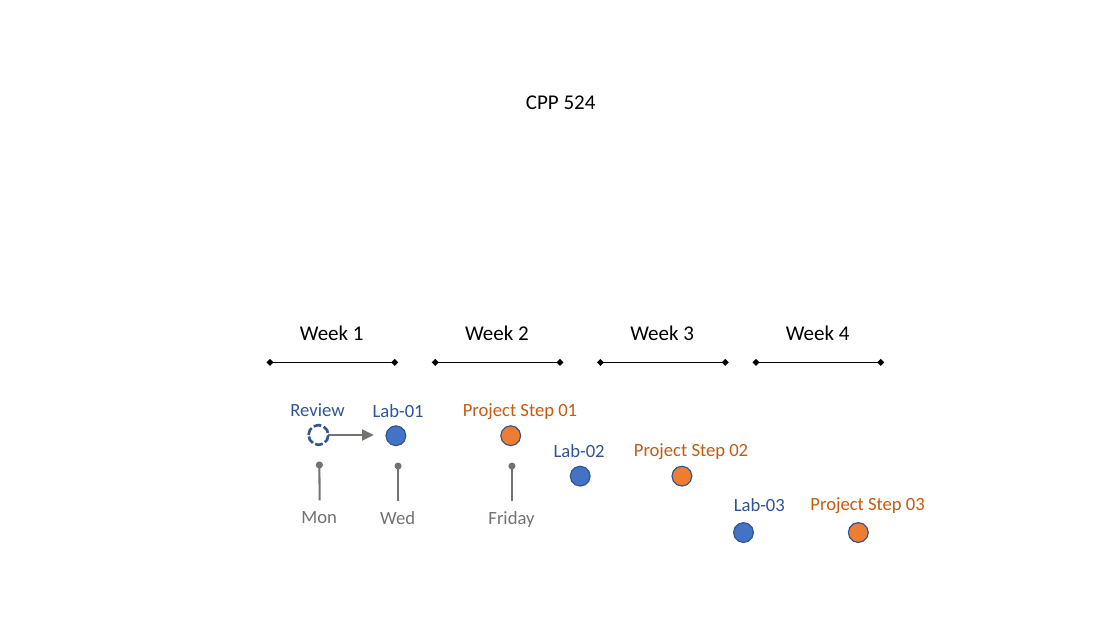
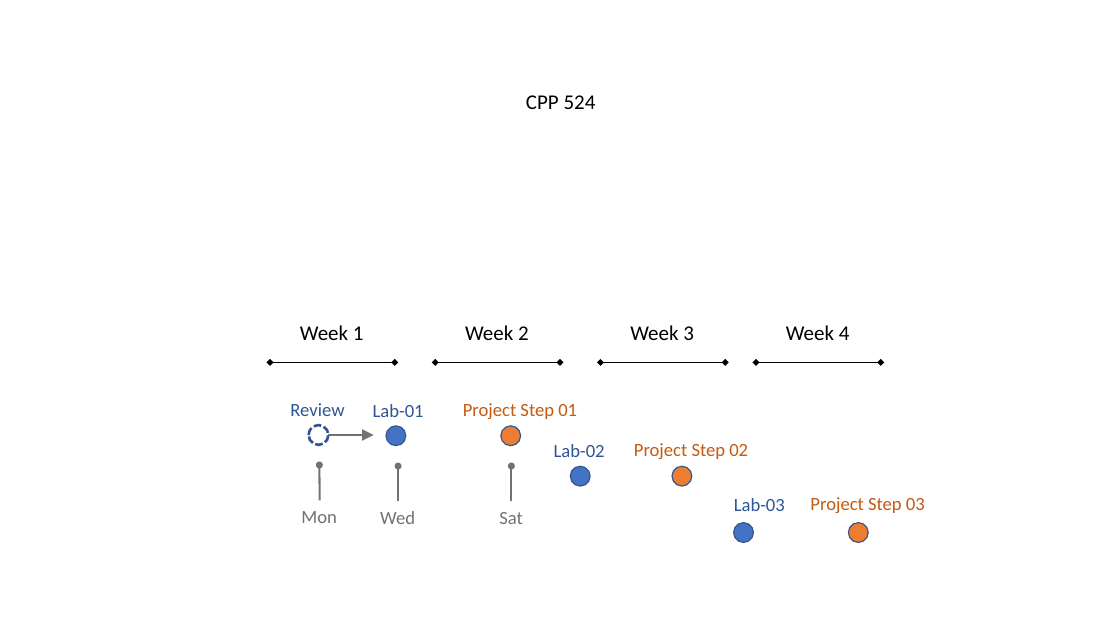
Before and after one commit to Watts-College/cpp-524-fall-2021, a slide deck: slide 5 of assets/img/course-cadence.pptx. Drawn at 1120x630 pixels with LibreOffice and Linux fonts; fonts in the diff are those of the drawing. Boxes give left, top, right and bottom in pixels: in the first picture for what was removed or moved away, otherwise in the second. Text is boxed around its words. In the diff, an @@ line names an element or a change of style, - is before the commit and + after.

```diff
--- a/assets/img/course-cadence.pptx
+++ b/assets/img/course-cadence.pptx
@@ text at (499, 512, 523, 524): text changed @@
-Friday
+Sat
```
Also in this commit, not shown: 1 other file.
